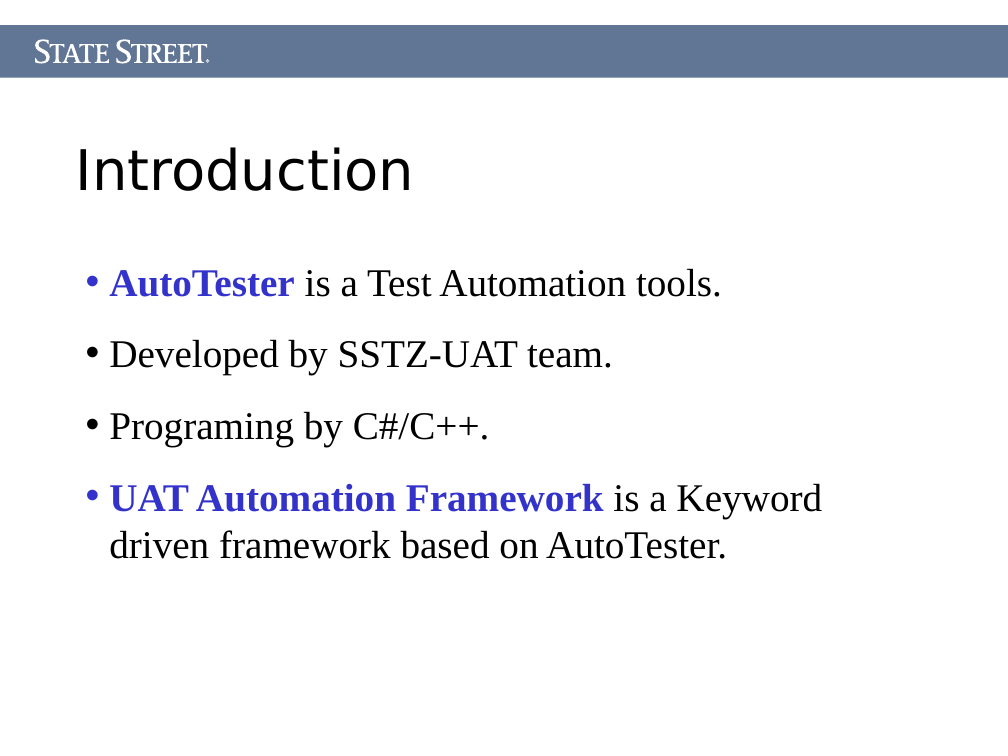
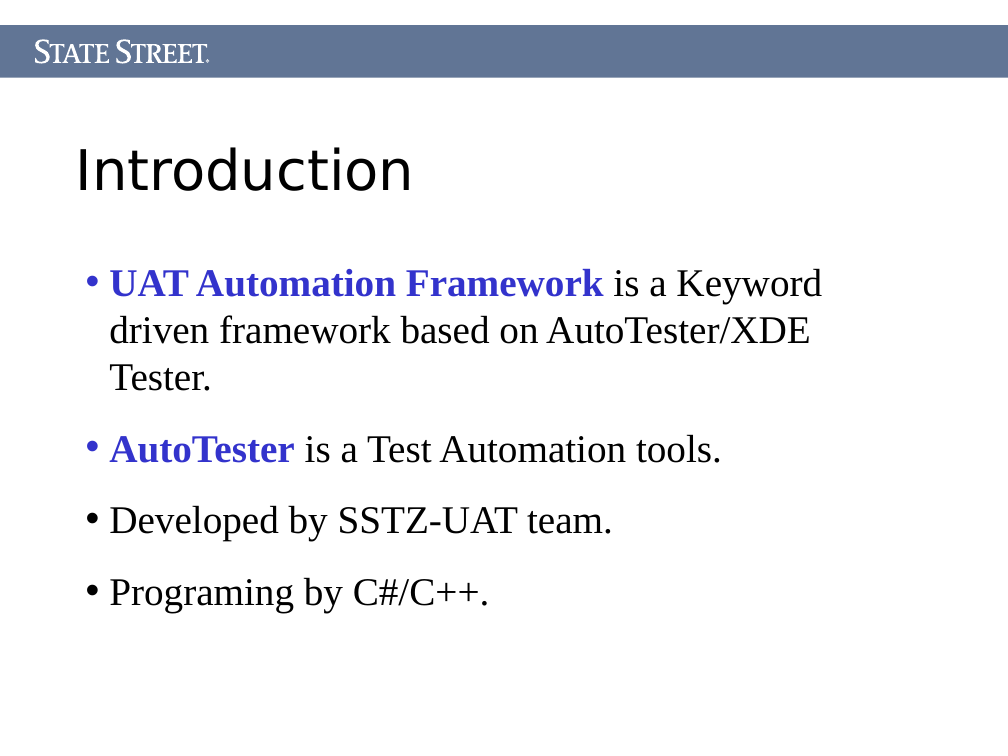
Before and after one commit to Letractively/autotester, a slide deck: slide 3 of Document/AutoTester.ppt. Drawn at 1008x756 pixels with LibreOffice and Linux fonts; fonts in the diff are those of the drawing. Boxes give left, top, right and bottom in pixels: in the first picture for what was removed or moved away, otherwise in the second. Text is boxed around its words. In the diff, an @@ line names an element or a change of style, - is before the commit and + after.

```diff
--- a/Document/AutoTester.ppt
+++ b/Document/AutoTester.ppt
@@ text at [109, 268, 822, 391]: paragraph added @@
+• UAT Automation Framework is a Keyword driven framework based on AutoTester/XDE Tester.
@@ text at [109, 483, 822, 559]: paragraph removed @@
-• UAT Automation Framework is a Keyword driven framework based on AutoTester.
```
Also in this commit, not shown: 1 other slide changed, 14 other files.
